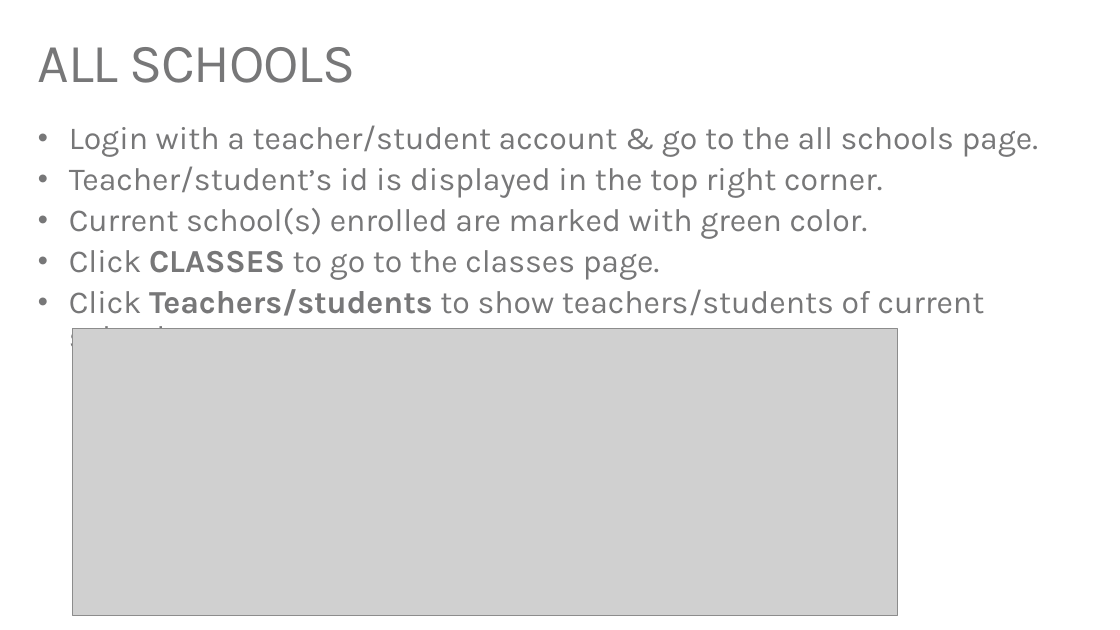
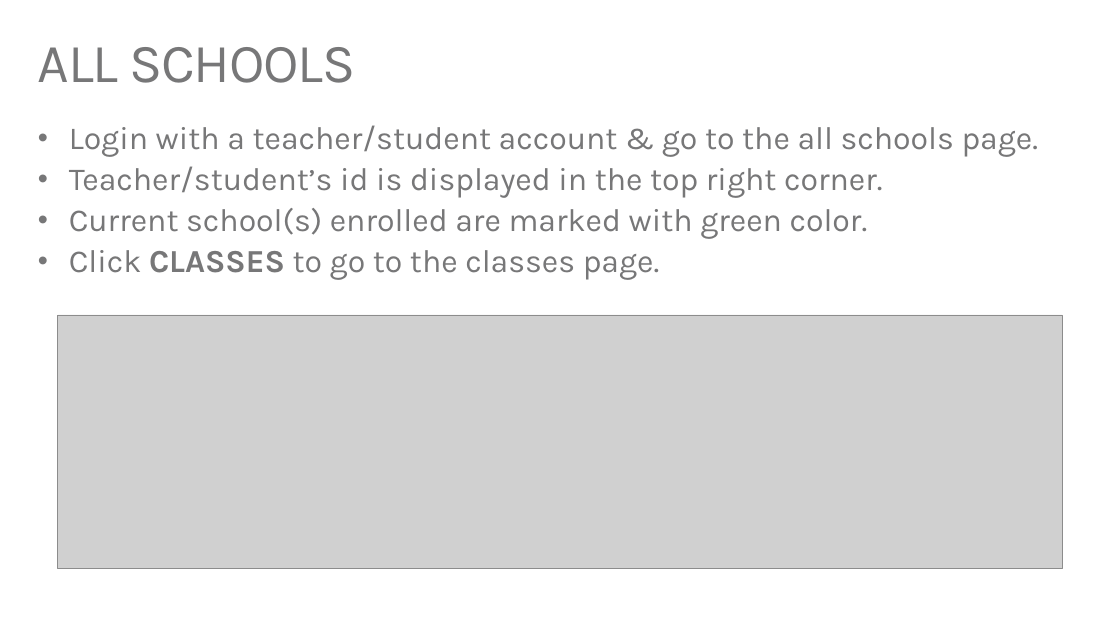
Before and after one commit to TylerLu/O365-EDU-PHP-Samples, a slide deck: slide 34 of EDU GRAPH-API Demo Script.pptx. Drawn at 1120x630 pixels with LibreOffice and Linux fonts; fonts in the diff are those of the drawing; grey boxes stand for pictures. Boxes give left, top, right and bottom in pixels: in the first picture for what was removed or moved away, otherwise in the second. Text is boxed around its words. In the diff, an @@ line names an element or a change of style, - is before the commit and + after.

```diff
--- a/EDU GRAPH-API Demo Script.pptx
+++ b/EDU GRAPH-API Demo Script.pptx
@@ text at (69, 289, 985, 357): paragraph removed @@
-• Click Teachers/students to show teachers/students of current school.
@@ picture: place and size @@
-picture at (72, 329, 898, 615)
+picture at (58, 315, 1062, 568)
```
Also in this commit, not shown: 5 other slides changed, 1 slide added, 2 slides removed, 54 other files.
